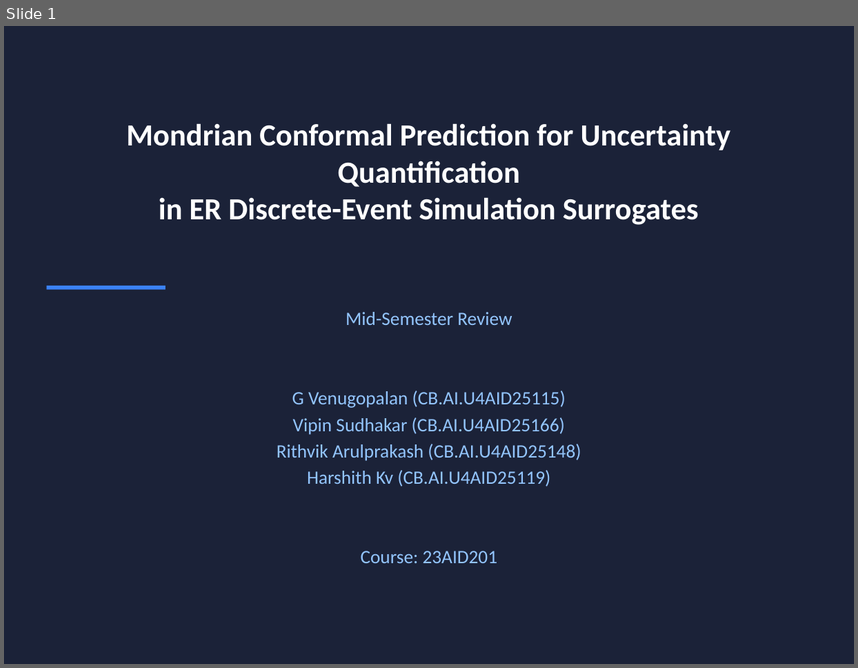
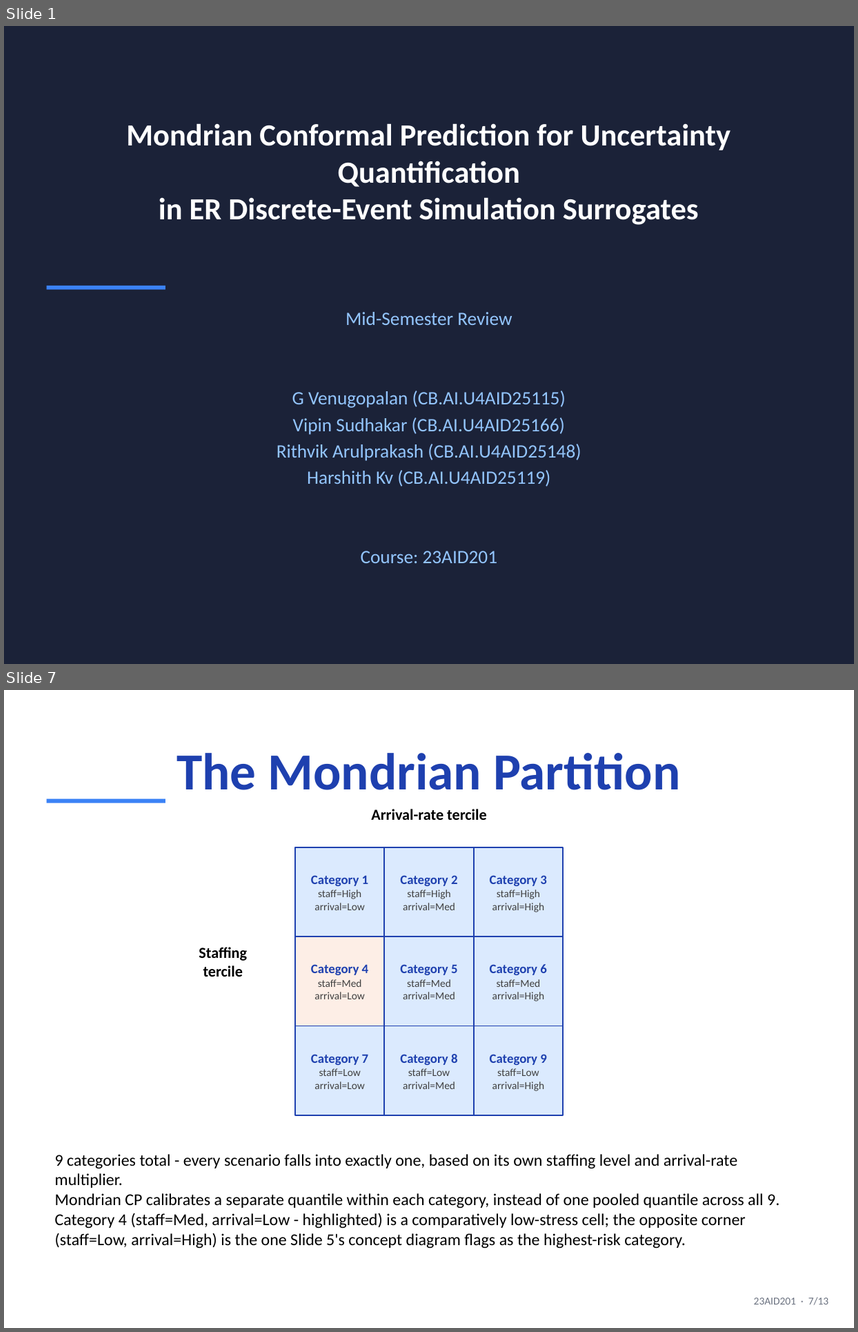
Before and after one commit to DUNE-ODYSSEY/Mondrian-Conformal-Prediction-On-Discrete-Event-Simulation, a slide deck: slides/mid_sem_presentation.pptx. Shown one above the other, each under a label of ours: slide 1 before the commit, slides 1 and 7 after it; the slides between them are not shown. The pictures are 858x668 and 858x1332 pixels, drawn with LibreOffice and Linux fonts; fonts in the diff are those of the drawing. Boxes give left, top, right and bottom in pixels: in the first picture for what was removed or moved away, otherwise in the second. Text is boxed around its words. In the diff, an @@ line names an element or a change of style, - is before the commit and + after.

```diff
--- a/slides/mid_sem_presentation.pptx
+++ b/slides/mid_sem_presentation.pptx
@@ slide 7 added at [4, 690, 854, 1328], background #FFFFFF @@
@@ title added at [176, 753, 680, 790], 44 pt, text #1E40AF, bold @@
+The Mondrian Partition
@@ rectangle added at [47, 799, 165, 803], fill #3B82F6 @@
@@ text added at [371, 809, 487, 820], 13 pt, text #000000, bold @@
+Arrival-rate tercile
@@ rectangle added at [294, 847, 384, 936], fill #DBEAFE, outline #1E40AF 1 pt, 9 pt, text #404040 @@
+Category 1
+staff=High
+arrival=Low
@@ rectangle added at [384, 847, 473, 936], fill #DBEAFE, outline #1E40AF 1 pt, 9 pt, text #404040 @@
+Category 2
+staff=High
+arrival=Med
@@ rectangle added at [474, 847, 564, 936], fill #DBEAFE, outline #1E40AF 1 pt, 9 pt, text #404040 @@
+Category 3
+staff=High
+arrival=High
@@ rectangle added at [294, 936, 384, 1026], fill #FDEEE6, outline #1E40AF 1 pt, 9 pt, text #404040 @@
+Category 4
+staff=Med
+arrival=Low
@@ rectangle added at [384, 936, 473, 1026], fill #DBEAFE, outline #1E40AF 1 pt, 9 pt, text #404040 @@
+Category 5
+staff=Med
+arrival=Med
@@ rectangle added at [474, 936, 564, 1026], fill #DBEAFE, outline #1E40AF 1 pt, 9 pt, text #404040 @@
+Category 6
+staff=Med
+arrival=High
@@ text added at [199, 947, 247, 976], 13 pt, text #000000, bold @@
+Staffing
+tercile
@@ rectangle added at [294, 1026, 384, 1115], fill #DBEAFE, outline #1E40AF 1 pt, 9 pt, text #404040 @@
+Category 7
+staff=Low
+arrival=Low
@@ rectangle added at [384, 1026, 473, 1115], fill #DBEAFE, outline #1E40AF 1 pt, 9 pt, text #404040 @@
+Category 8
+staff=Low
+arrival=Med
@@ rectangle added at [474, 1026, 564, 1115], fill #DBEAFE, outline #1E40AF 1 pt, 9 pt, text #404040 @@
+Category 9
+staff=Low
+arrival=High
@@ text added at [55, 1154, 780, 1248], 14 pt, text #000000 @@
+9 categories total - every scenario falls into exactly one, based on its own staffing level and arrival-rate multiplier.
+Mondrian CP calibrates a separate quantile within each category, instead of one pooled quantile across all 9.
+Category 4 (staff=Med, arrival=Low - highlighted) is a comparatively low-stress cell; the opposite corner (staff=Low, arrival=High) is the one Slide 5's concept diagram flags as the highest-risk category.
@@ text added at [754, 1297, 829, 1305], 9 pt, text #6B7280 @@
+23AID201 · 7/13
```
Also in this commit, not shown: 9 slides changed, 2 other slides added, 1 other file.
